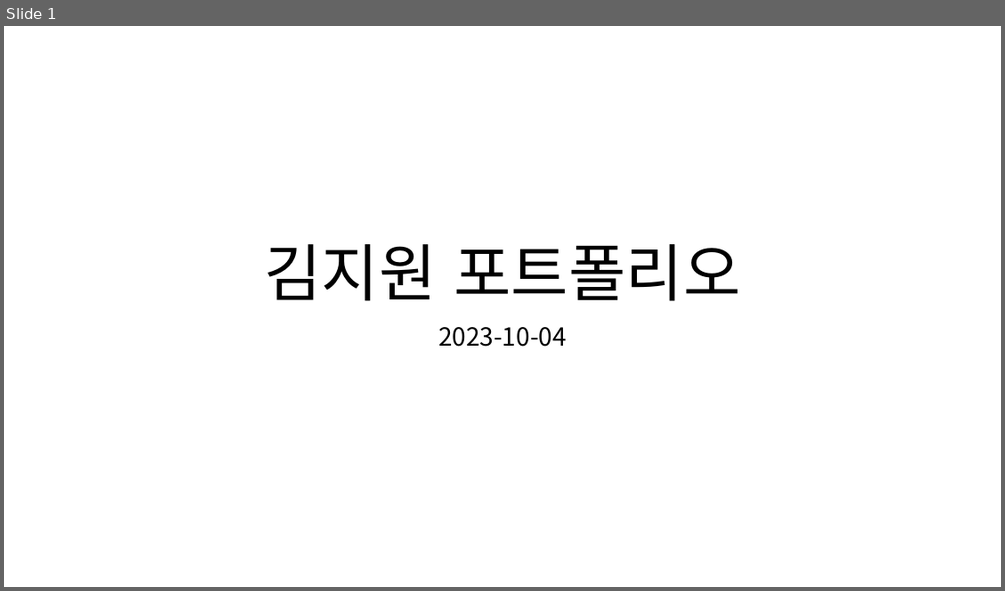
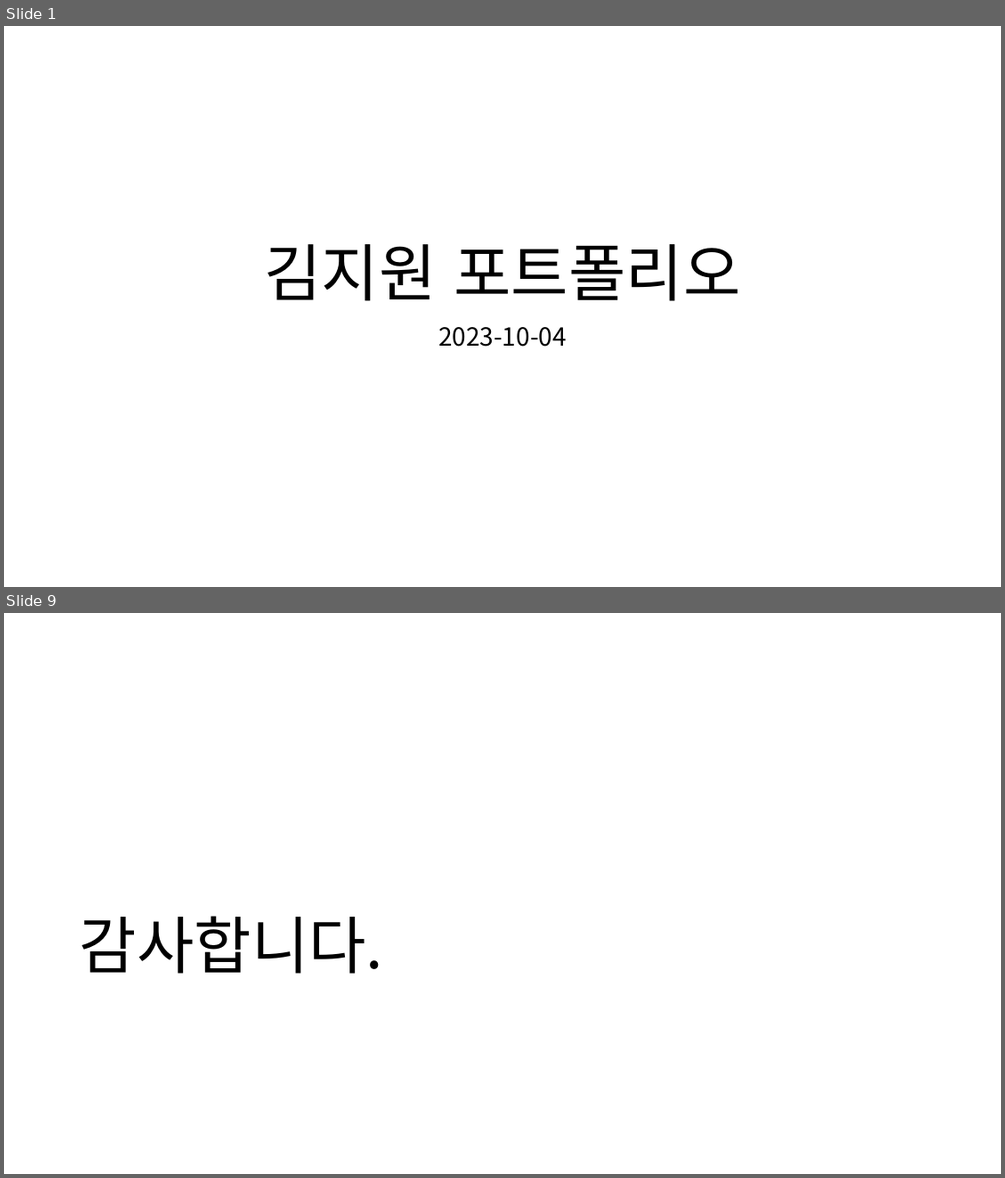
Before and after one commit to benibecan/---, a slide deck: 발표자료.pptx. Shown one above the other, each under a label of ours: slide 1 before the commit, slides 1 and 9 after it; the slides between them are not shown. The pictures are 1005x591 and 1005x1178 pixels, drawn with LibreOffice and Linux fonts; fonts in the diff are those of the drawing. Boxes give left, top, right and bottom in pixels: in the first picture for what was removed or moved away, otherwise in the second. Text is boxed around its words. In the diff, an @@ line names an element or a change of style, - is before the commit and + after.

```diff
--- a/발표자료.pptx
+++ b/발표자료.pptx
@@ slide 9 added at box(4, 613, 1001, 1174), background #FFFFFF @@
@@ title added at box(80, 916, 383, 973), 60 pt, text #000000 @@
+감사합니다.
```
Also in this commit, not shown: 4 slides changed, 3 other slides added, 8 other files.
